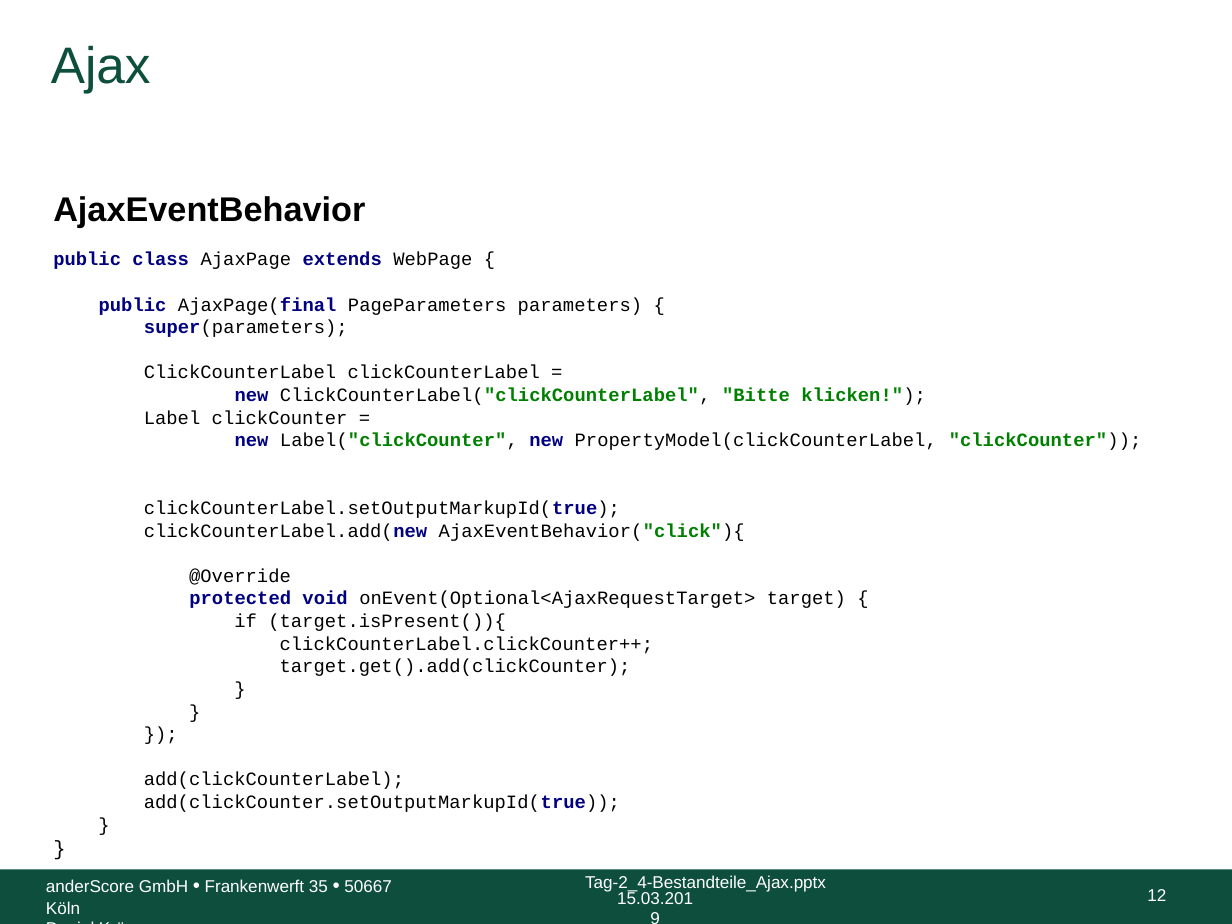
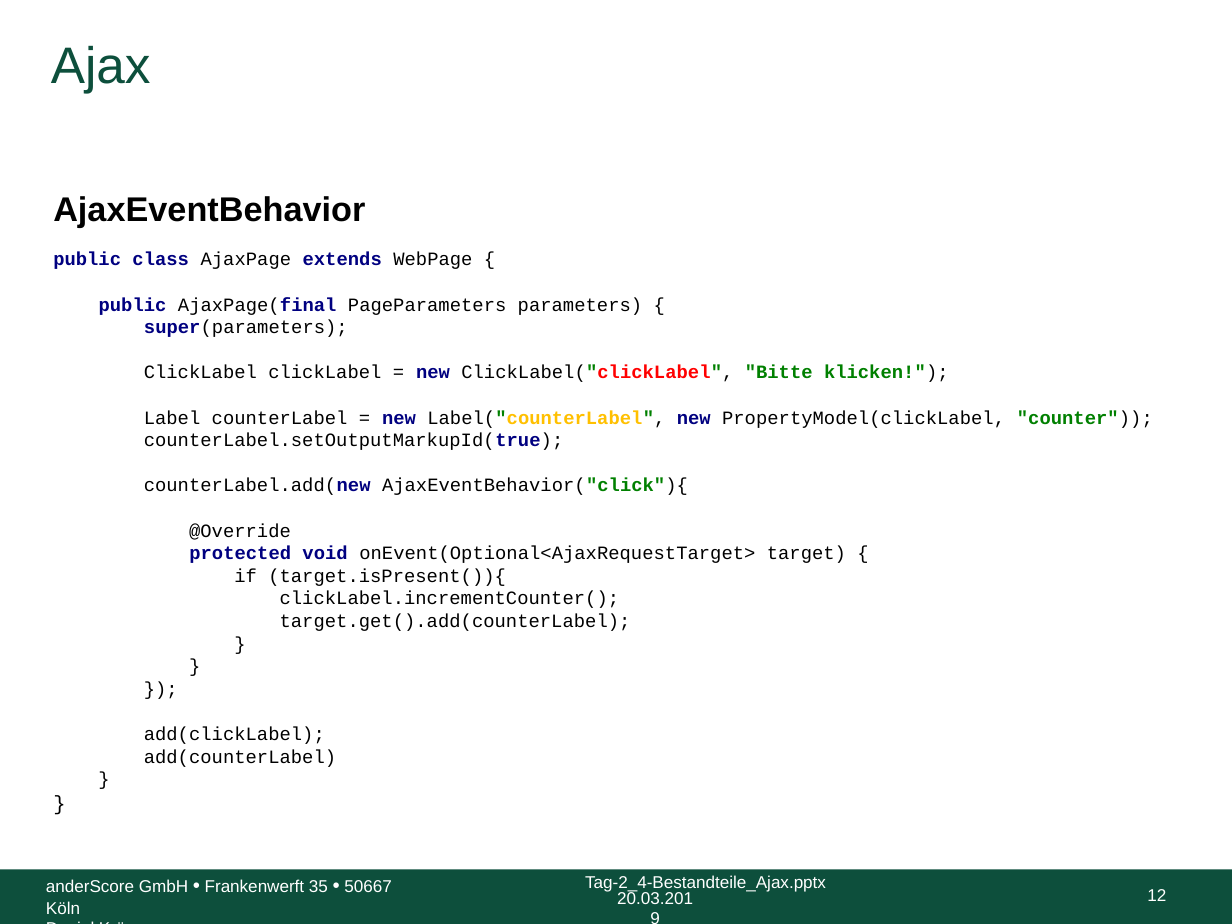
Before and after one commit to anderscore-gmbh/wicket-training, a slide deck: slide 12 of slides/Tag-2_4-Bestandteile_Ajax.pptx. Drawn at 1232x924 pixels with LibreOffice and Linux fonts; fonts in the diff are those of the drawing; background and template pictures are left out. Boxes give left, top, right and bottom in pixels: in the first picture for what was removed or moved away, otherwise in the second. Text is boxed around its words. In the diff, an @@ line names an element or a change of style, - is before the commit and + after.

Commit message:
Updated slides

```diff
--- a/slides/Tag-2_4-Bestandteile_Ajax.pptx
+++ b/slides/Tag-2_4-Bestandteile_Ajax.pptx
@@ text at bbox=[53, 252, 1153, 767]: text changed @@
-public class AjaxPage extends WebPage {
-public AjaxPage(final PageParameters parameters) {
-super(parameters);
-ClickCounterLabel clickCounterLabel =
-new ClickCounterLabel("clickCounterLabel", "Bitte klicken!");
-Label clickCounter =
-new Label("clickCounter", new PropertyModel(clickCounterLabel, "clickCounter"));
-clickCounterLabel.setOutputMarkupId(true);
-clickCounterLabel.add(new AjaxEventBehavior("click"){
-@Override
-protected void onEvent(Optional<AjaxRequestTarget> target) {
-if (target.isPresent()){
-clickCounterLabel.clickCounter++;
-target.get().add(clickCounter);
-}
-}
-});
-add(clickCounterLabel);
-add(clickCounter.setOutputMarkupId(true));
-}
-}
+public class AjaxPage extends WebPage {
+public AjaxPage(final PageParameters parameters) {
+super(parameters);
+ClickLabel clickLabel = new ClickLabel("clickLabel", "Bitte klicken!");
+Label counterLabel = new Label("counterLabel", new PropertyModel(clickLabel, "counter"));
+counterLabel.setOutputMarkupId(true);
+counterLabel.add(new AjaxEventBehavior("click"){
+@Override
+protected void onEvent(Optional<AjaxRequestTarget> target) {
+if (target.isPresent()){
+clickLabel.incrementCounter();
+target.get().add(counterLabel);
+}
+}
+});
+add(clickLabel);
+add(counterLabel)
+}
+}
@@ text at bbox=[617, 890, 693, 904]: text changed @@
-15.03.2019
+20.03.2019
```
Also in this commit, not shown: 11 other slides changed, 6 other files.
